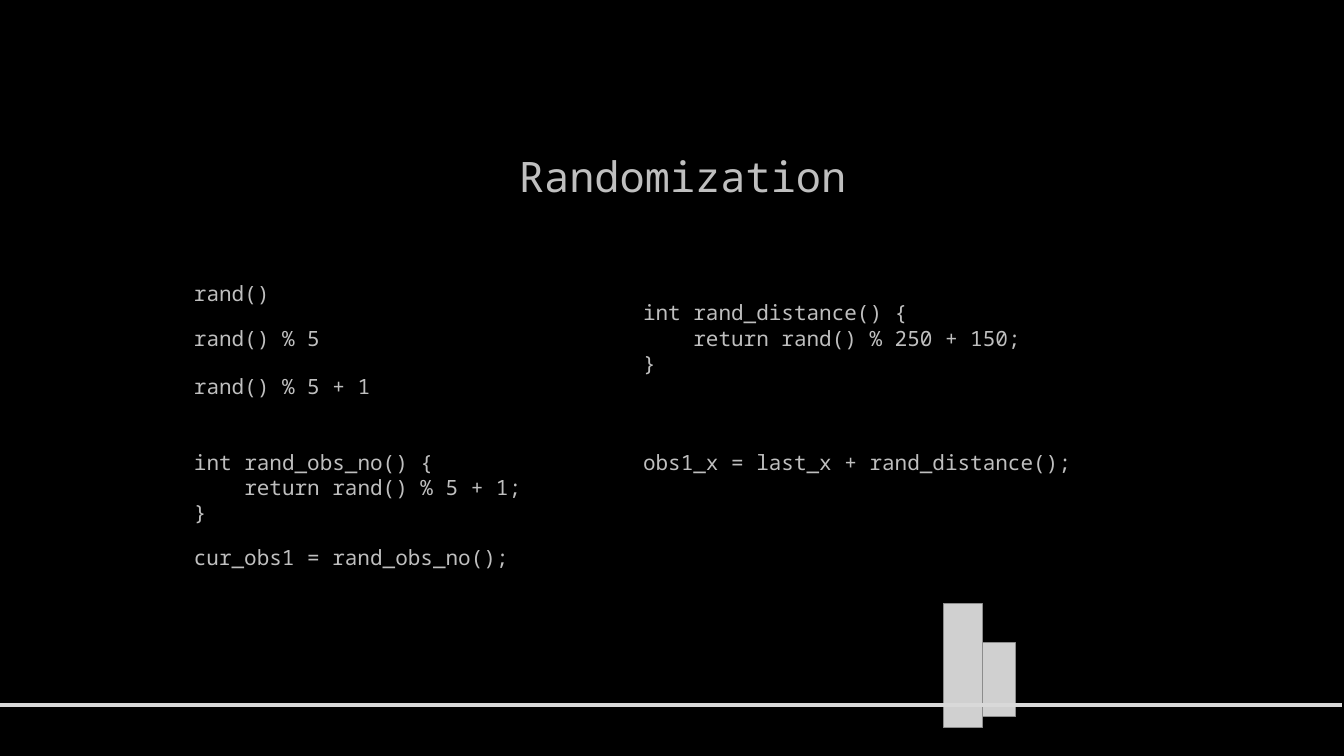
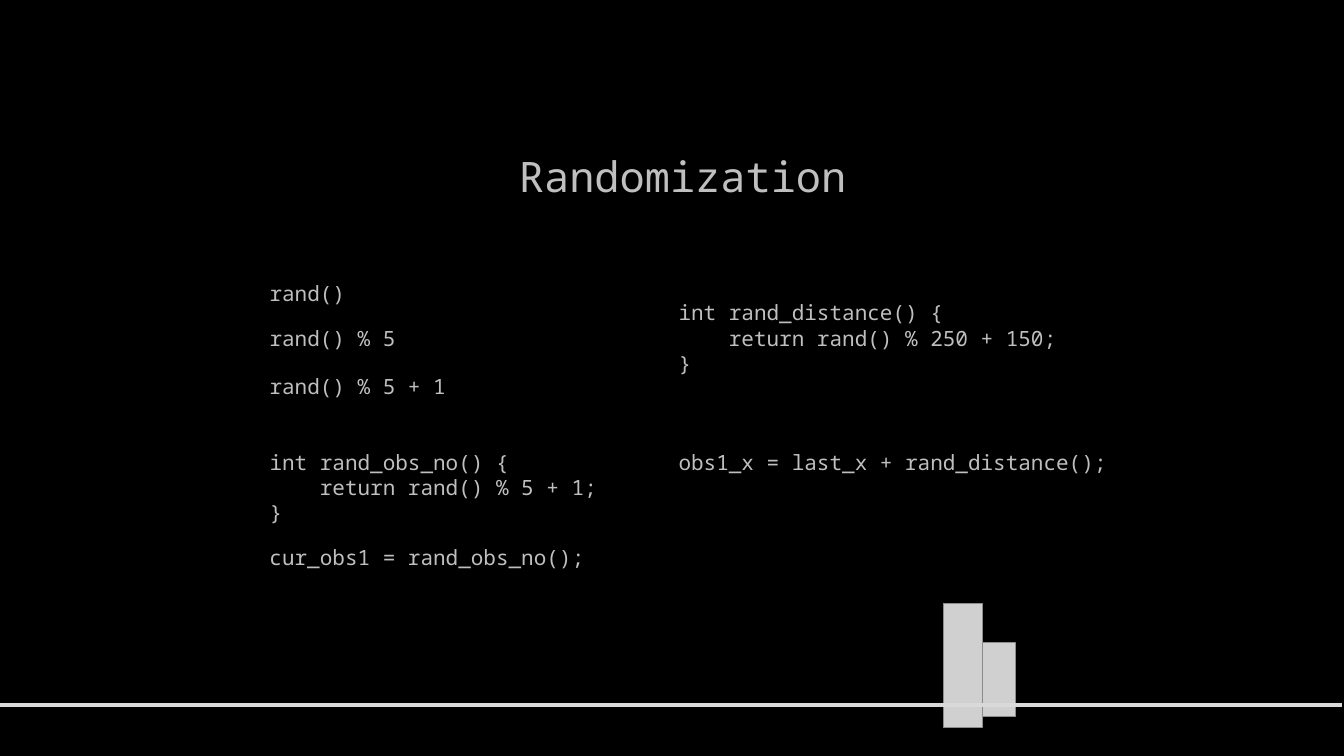
Before and after one commit to 257helloWorld/DinoGame, a slide deck: slide 7 of DInoGame.pptx. Drawn at 1344x756 pixels with LibreOffice and Linux fonts; fonts in the diff are those of the drawing; grey boxes stand for pictures; background and template pictures are left out. Boxes give left, top, right and bottom in pixels: in the first picture for what was removed or moved away, otherwise in the second. Text is boxed around its words. In the diff, an @@ line names an element or a change of style, - is before the commit and + after.

```diff
--- a/DInoGame.pptx
+++ b/DInoGame.pptx
@@ text "int rand_distance() {": place and size @@
-text "int rand_distance() {" at (643,304,1020,350)
+text "int rand_distance() {" at (679,304,1056,350)
@@ 5 texts: place and size @@
-5 texts at (194,285,521,569)
+5 texts at (269,285,597,569)
@@ text "obs1_x = last_x + rand_distance();": place and size @@
-text "obs1_x = last_x + rand_distance();" at (643,454,1071,474)
+text "obs1_x = last_x + rand_distance();" at (679,454,1106,474)
```
Also in this commit, not shown: 2 other slides changed.
